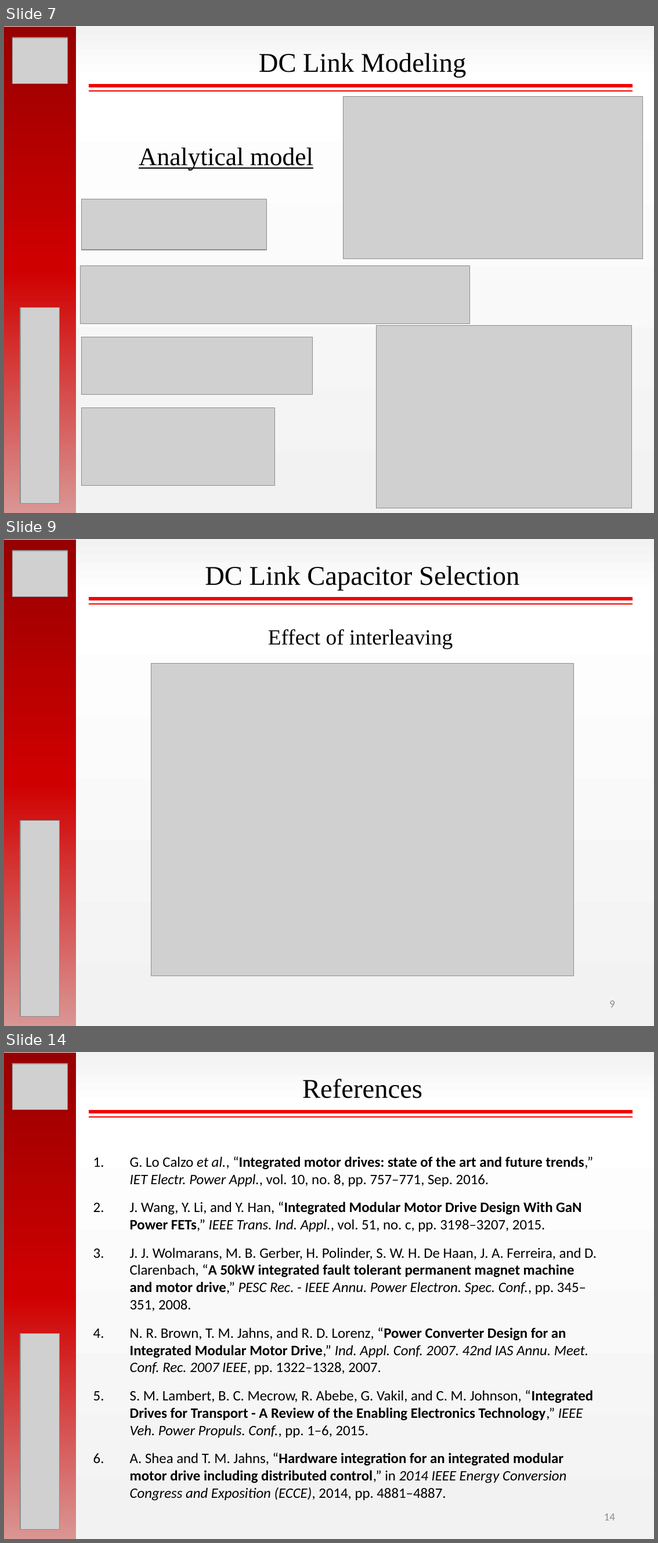
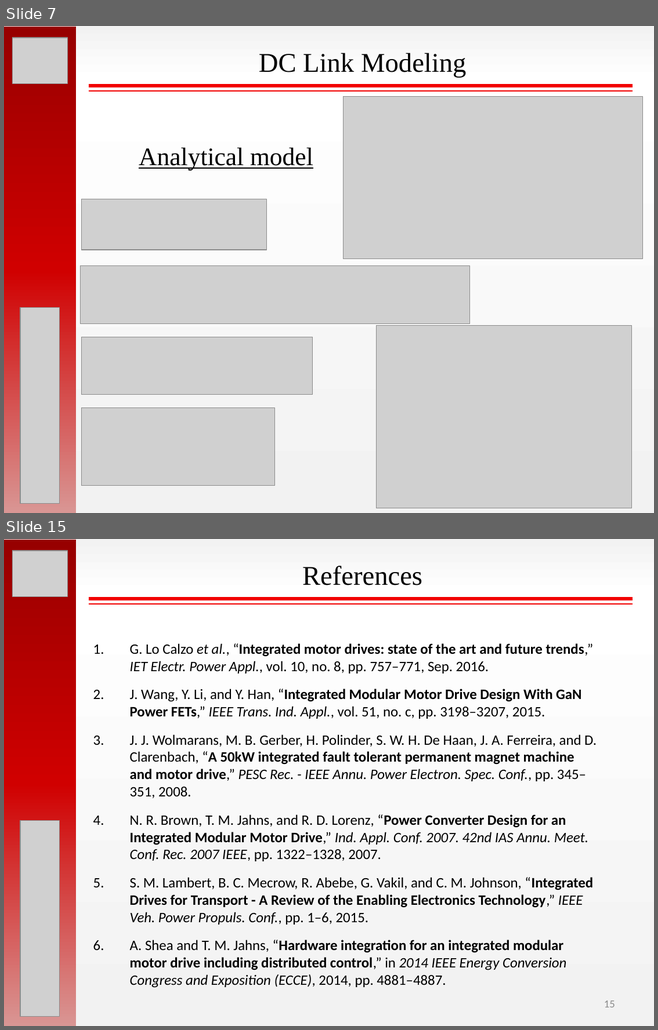
Before and after one commit to hakanpolat/IMMD, a slide deck: ISIE 2017/sunum/ISIE2017_OralPres_Mesut_Uğur.pptx. Shown one above the other, each under a label of ours: slides 7, 9 and 14 before the commit, slides 7 and 15 after it; the slides between them are not shown. The pictures are 658x1543 and 658x1030 pixels, drawn with LibreOffice and Linux fonts; fonts in the diff are those of the drawing; grey boxes stand for pictures. Boxes give left, top, right and bottom in pixels: in the first picture for what was removed or moved away, otherwise in the second. Text is boxed around its words. In the diff, an @@ line names an element or a change of style, - is before the commit and + after.

```diff
--- a/ISIE 2017/sunum/ISIE2017_OralPres_Mesut_Uğur.pptx
+++ b/ISIE 2017/sunum/ISIE2017_OralPres_Mesut_Uğur.pptx
@@ slide 9 removed at bbox=[4, 539, 654, 1026], background gradient #F2F2F2 to #FFFFFF @@
@@ rectangle removed at bbox=[4, 540, 76, 1026] @@
@@ picture removed at bbox=[13, 551, 68, 597] @@
@@ text removed at bbox=[205, 566, 519, 591] @@
-DC Link Capacitor Selection
@@ line removed from (89, 599) to (632, 599) @@
@@ line removed from (89, 604) to (632, 604) @@
@@ text removed at bbox=[268, 629, 452, 649] @@
-Effect of interleaving
@@ picture removed at bbox=[151, 664, 573, 976] @@
@@ picture removed at bbox=[20, 820, 59, 1016] @@
@@ page number removed at bbox=[609, 1001, 614, 1008] @@
-9
@@ what was slide 14 is now slide 15 @@
@@ page number at bbox=[604, 1001, 615, 1008]: text changed @@
-14
+15
```
Also in this commit, not shown: 6 slides changed, 3 slides added, 1 other slide removed.
